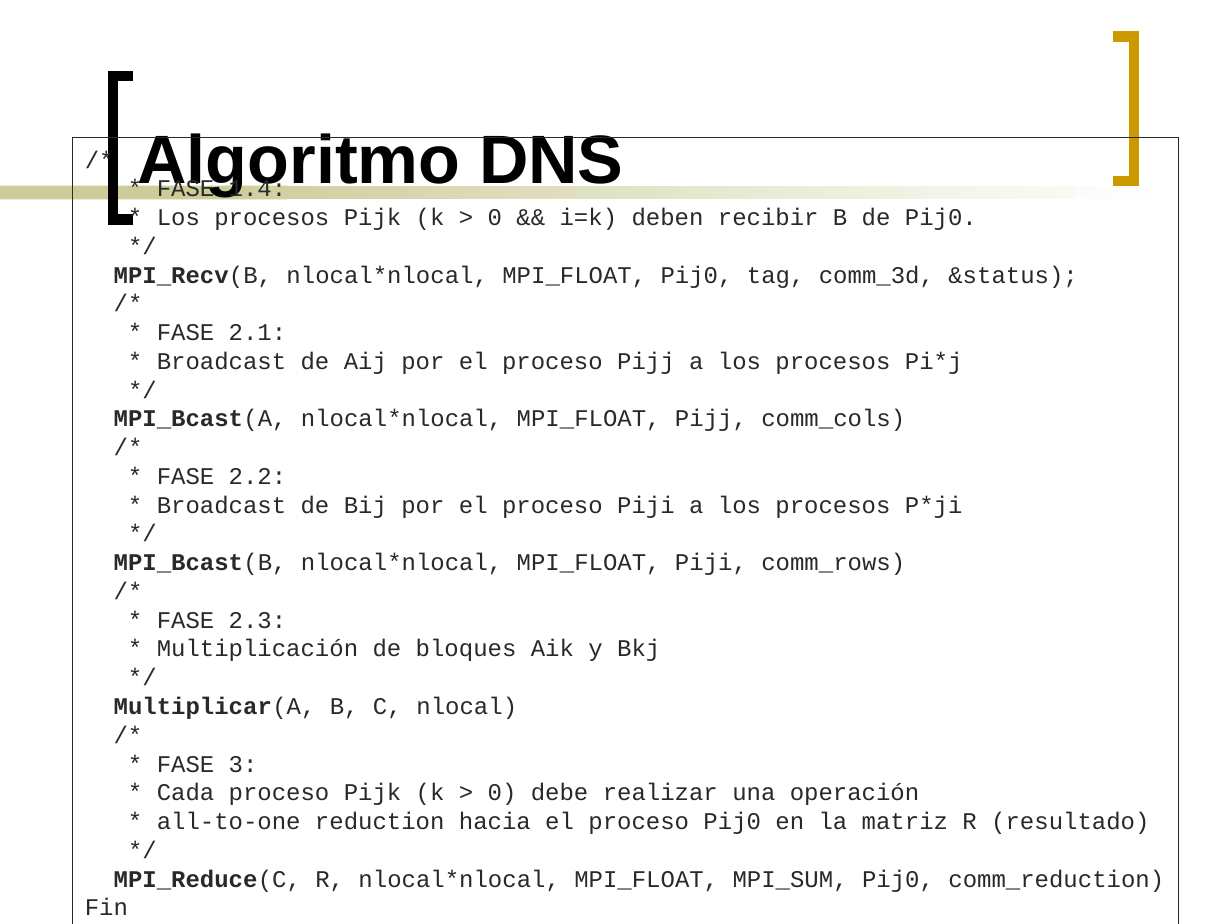
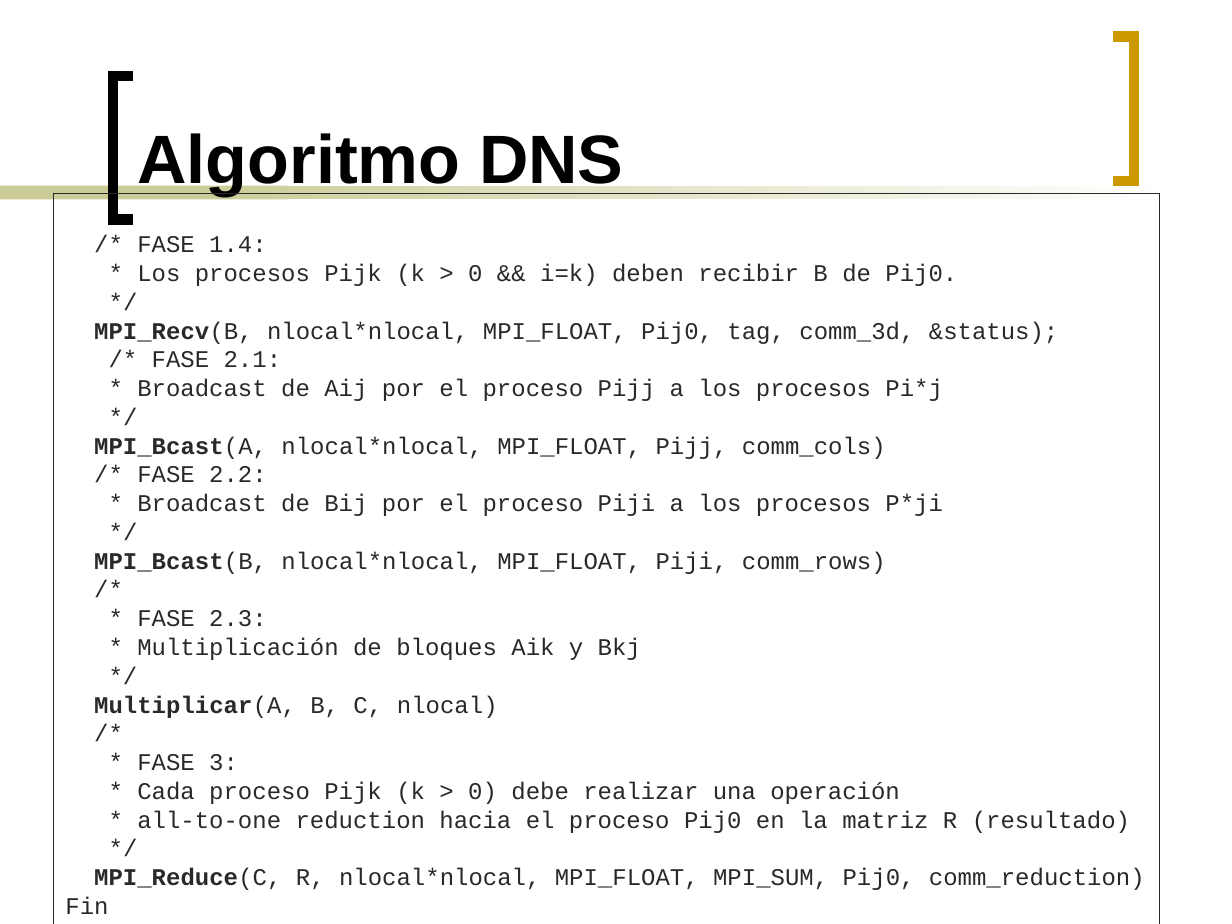
Before and after one commit to ghuttemann/multimat2, a slide deck: slide 17 of mpi/docs/Presentacion-Multimat-MPI.ppt. Drawn at 1232x924 pixels with LibreOffice and Linux fonts; fonts in the diff are those of the drawing. Boxes give left, top, right and bottom in pixels: in the first picture for what was removed or moved away, otherwise in the second. Text is boxed around its words. In the diff, an @@ line names an element or a change of style, - is before the commit and + after.

```diff
--- a/mpi/docs/Presentacion-Multimat-MPI.ppt
+++ b/mpi/docs/Presentacion-Multimat-MPI.ppt
@@ rectangle "/* FASE 1.4:": place and size @@
-rectangle "/* FASE 1.4:" at bbox=[73, 138, 1179, 924]
+rectangle "/* FASE 1.4:" at bbox=[53, 193, 1159, 924]
@@ text in rectangle at bbox=[137, 236, 267, 253]: text changed @@
-/*
-* FASE 1.4:
+/* FASE 1.4:
@@ text in rectangle at bbox=[152, 351, 282, 368]: text changed @@
-/*
-* FASE 2.1:
+/* FASE 2.1:
@@ text in rectangle at bbox=[137, 466, 267, 483]: text changed @@
-/*
-* FASE 2.2:
+/* FASE 2.2:
```
Also in this commit, not shown: 4 other slides changed.
